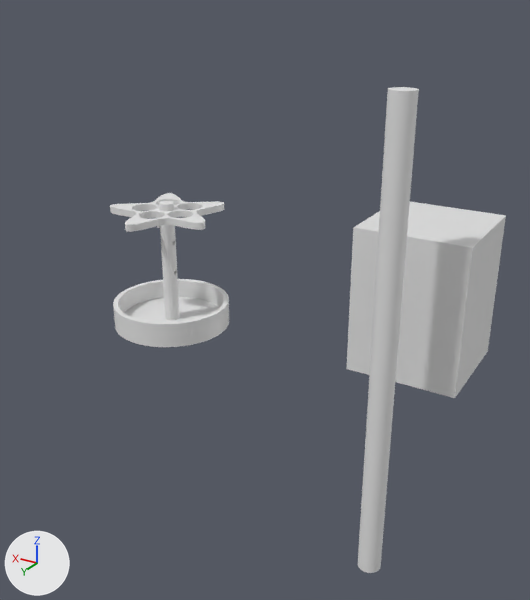
One commit to the Blender file HerbHolder.blend: the scene before it, then after it.
The view is the same before and after, from a camera (50 mm lens) standing at (-0.569, 0.707, 0.417) and looking at (-0.11, -0.058, 0.035). The lights are fixed; the arrows at lower left show +X, +Y and +Z.

Objects in the first picture: 'Base+Stem', 'PinKey', 'ReferenceSize6x6x8', 'Top', 'TopHoleReference'.
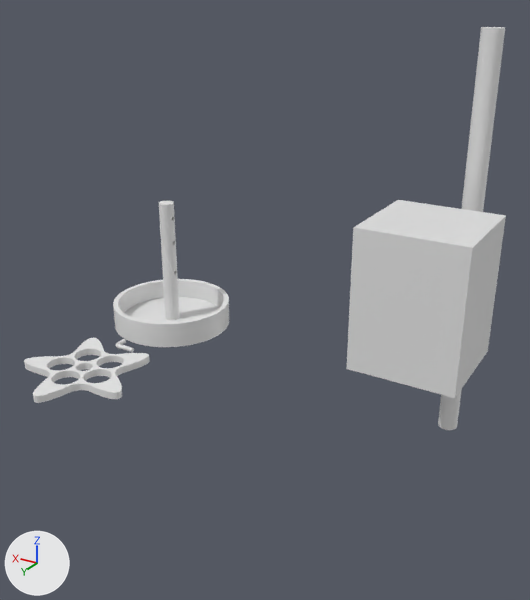
Location of each change, (x1, y1, x2, y2) in pixels of the pictures (530 x 600 px):
'TopHoleReference', moved
    before: (358, 87, 419, 573)
    after: (438, 27, 505, 430)
'Top', moved
    before: (110, 193, 224, 232)
    after: (24, 338, 150, 403)
'PinKey', moved (not visible before)
    after: (116, 339, 134, 352)

Edits to the bpy script that builds the scene:
```text
Change ob_pinkey:
    ob_pinkey.location: (-0.001, 0.0, 0.145) -> (-0.001, 0.097, 0.003)
Change ob_top:
    ob_top.location: (0.0, -0.001, 0.152) -> (0.0, 0.166, 0.004)
Change ob_topholereference:
    ob_topholereference.location: (-0.286, -0.043, 0.0) -> (-0.286, -0.368, 0.046)
```
